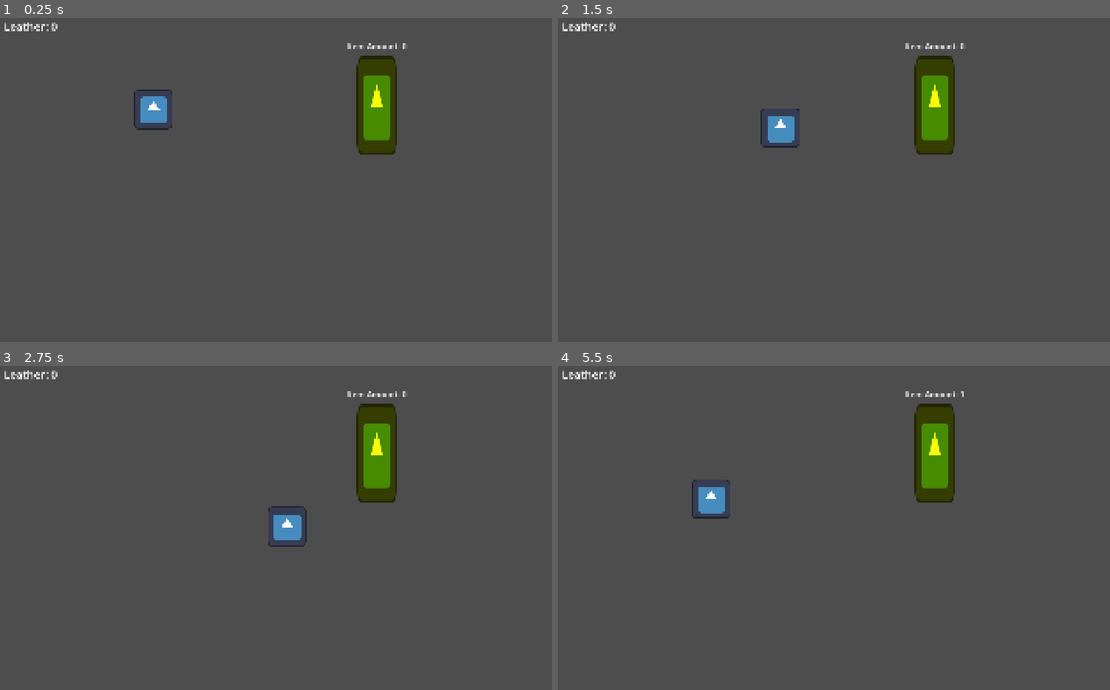
Above: before the commit, frames 1-4 (two rows, left to right).
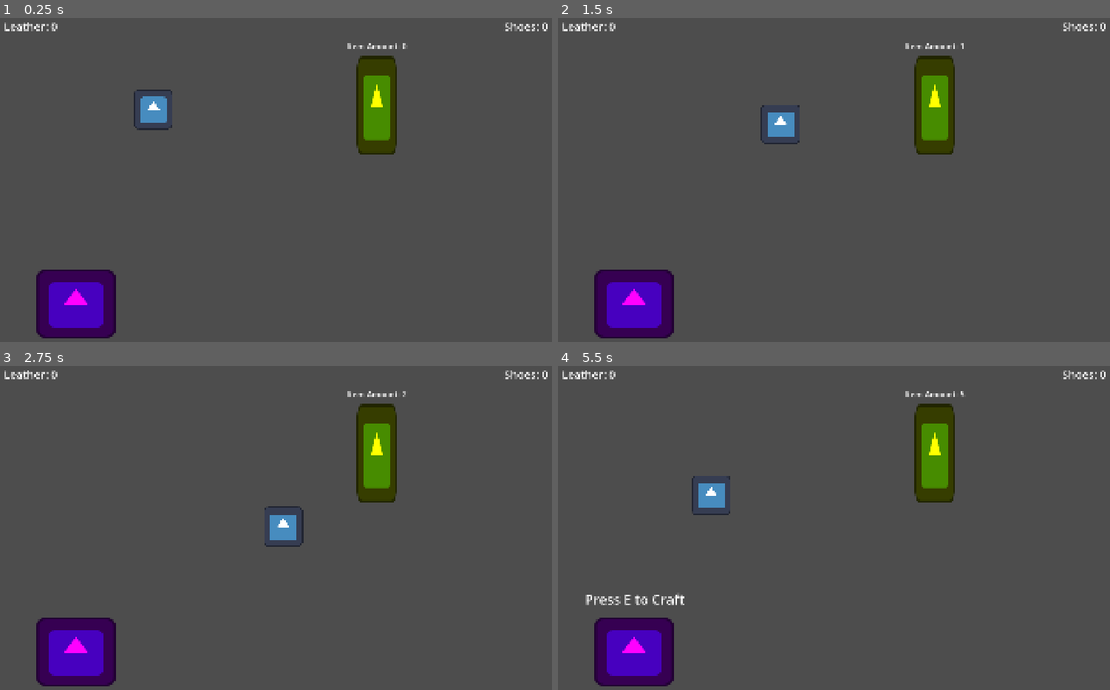
Above: after the commit, the same moments.

Repository: RONGAMES2/Mini-Jame-Gam-56-CAPITALISM
Game: Godot game, scene res://Scenes/test_scene.tscn
Two runs of this game, one before a commit and one after it. Both use one fixed random seed, a clock stepped at 60 frames per second and the inputs below. The engine's default icon, where the game draws it, is replaced by a stand-in: a white triangle on a blue panel in a dark square.
Inputs:
- Up to frame 1 (0.25 s): no input
- Up to frame 2 (1.5 s): tap Enter at 0.5 s; hold D (right) 0.53-1.28 s; tap E (Craft, bound only after the commit) at 0.6, 1.35 s; hold S (down) from 1.28 s (still down)
- Up to frame 3 (2.75 s): release S (down) at 2.03 s; hold D (right) from 2.03 s (still down); tap E (Craft, bound only after the commit) at 2.1 s
- Up to frame 4 (5.5 s): release D (right) at 2.78 s; hold W (up) 2.78-3.53 s; tap E (Craft, bound only after the commit) every 0.75 s from 2.85 to 5.1 s; hold A (left) 3.53-5.03 s; hold S (down) from 5.03 s (still down)

The runs differ from the first frame. In frame 1, 3.1% of the frame differs, in the area x 6-100%, y 1-99%; in frame 2, 3.4%; in frame 3, 3.4%; in frame 4, 3.7%, in the area x 4-100%, y 1-99%.

Commit message:
Updated Movement + Crafting System

Diff:
--- a/new-game-project/Scenes/UI.tscn
+++ b/new-game-project/Scenes/UI.tscn
@@ -17,3 +17,20 @@
 text = "Leather: 0"
 horizontal_alignment = 1
 vertical_alignment = 1
+
+[node name="ShoeText" type="BoxContainer" parent="." unique_id=2017621245]
+anchors_preset = 1
+anchor_left = 1.0
+anchor_right = 1.0
+offset_left = -311.0
+offset_bottom = 106.0
+grow_horizontal = 0
+
+[node name="Label" type="Label" parent="ShoeText" unique_id=736369295]
+layout_mode = 2
+size_flags_horizontal = 3
+size_flags_vertical = 1
+theme_override_font_sizes/font_size = 36
+text = "Shoes: 0"
+horizontal_alignment = 1
+vertical_alignment = 1
--- /dev/null
+++ b/new-game-project/Scenes/craft_station.tscn
@@ -0,0 +1,34 @@
+[gd_scene format=3 uid="uid://7w6oqnnkhg05"]
+
+[ext_resource type="Script" uid="uid://cr5yisq8sudl" path="res://Scripts/craft_station.gd" id="1_flvjj"]
+[ext_resource type="Texture2D" uid="uid://4q335xxs2p" path="res://icon.svg" id="1_o6bgn"]
+
+[sub_resource type="CircleShape2D" id="CircleShape2D_yf5fn"]
+radius = 514.389
+
+[node name="Craft Station" type="Area2D" unique_id=651509721]
+script = ExtResource("1_flvjj")
+
+[node name="Sprite2D" type="Sprite2D" parent="." unique_id=163176406]
+modulate = Color(1, 0, 1, 1)
+scale = Vector2(2.015625, 1.75)
+texture = ExtResource("1_o6bgn")
+
+[node name="CollisionShape2D" type="CollisionShape2D" parent="." unique_id=1827301909]
+shape = SubResource("CircleShape2D_yf5fn")
+
+[node name="Label" type="Label" parent="." unique_id=1424372471]
+visible = false
+offset_left = -332.0
+offset_top = -238.0
+offset_right = 338.0
+offset_bottom = -104.0
+size_flags_horizontal = 3
+size_flags_vertical = 3
+theme_override_font_sizes/font_size = 44
+text = "Press E to Craft"
+horizontal_alignment = 1
+vertical_alignment = 1
+
+[connection signal="body_entered" from="." to="." method="_on_body_entered"]
+[connection signal="body_exited" from="." to="." method="_on_body_exited"]
--- a/new-game-project/Scenes/regen_station.tscn
+++ b/new-game-project/Scenes/regen_station.tscn
@@ -19,7 +19,6 @@
 texture = ExtResource("1_lf13e")
 
 [node name="Timer" type="Timer" parent="." unique_id=2068186600]
-wait_time = 4.0
 autostart = true
 
 [node name="Label" type="Label" parent="." unique_id=912894674]
--- a/new-game-project/Scenes/test_scene.tscn
+++ b/new-game-project/Scenes/test_scene.tscn
@@ -3,6 +3,7 @@
 [ext_resource type="PackedScene" uid="uid://be8qbmt0fe144" path="res://Scenes/player.tscn" id="1_3dogw"]
 [ext_resource type="PackedScene" uid="uid://d0rue2fjygmx1" path="res://Scenes/regen_station.tscn" id="2_r5l72"]
 [ext_resource type="PackedScene" uid="uid://dbtxw1jpbbb5i" path="res://Scenes/UI.tscn" id="3_50ct6"]
+[ext_resource type="PackedScene" uid="uid://7w6oqnnkhg05" path="res://Scenes/craft_station.tscn" id="4_hb2xm"]
 
 [node name="Test Scene" type="Node2D" unique_id=96555768]
 
@@ -13,3 +14,6 @@
 position = Vector2(1279, 312)
 
 [node name="UI" parent="." unique_id=1862808448 instance=ExtResource("3_50ct6")]
+
+[node name="Craft Station" parent="." unique_id=651509721 instance=ExtResource("4_hb2xm")]
+position = Vector2(302, 956)
--- a/new-game-project/Scripts/UI.gd
+++ b/new-game-project/Scripts/UI.gd
@@ -1,8 +1,9 @@
 extends CanvasLayer
 
-
+@onready var shoe_text: Label = $ShoeText/Label
 @onready var Leather_amount_score: Label = $LeatherText/Label
 
 # Called every frame. 'delta' is the elapsed time since the previous frame.
 func _process(delta: float) -> void:
 	Leather_amount_score.text = "Leather: " + str(GameManager.Leather_amount)
+	shoe_text.text = "Shoes: " + str(GameManager.Shoe_amount)
--- /dev/null
+++ b/new-game-project/Scripts/craft_station.gd
@@ -0,0 +1,28 @@
+extends Area2D
+
+@onready var label: Label = $Label
+
+var can_craft = false
+
+# Called when the node enters the scene tree for the first time.
+func _ready() -> void:
+	pass # Replace with function body.
+
+
+# Called every frame. 'delta' is the elapsed time since the previous frame.
+func _process(delta: float) -> void:
+	if Input.is_action_just_pressed("Craft") and GameManager.Leather_amount >= 3 and can_craft:
+			GameManager.Leather_amount -= 3
+			GameManager.Shoe_amount += 1
+
+
+func _on_body_entered(body: Node2D) -> void:
+	if body.is_in_group("Player"):
+		label.visible = true
+		can_craft = true
+		print("test")
+
+func _on_body_exited(body: Node2D) -> void:
+	if body.is_in_group("Player"):
+		can_craft = false
+		label.visible = false
--- a/new-game-project/Scripts/game_manager.gd
+++ b/new-game-project/Scripts/game_manager.gd
@@ -2,7 +2,9 @@
 
 var Player = null
 
+# subject to change
 var Leather_amount = 0
+var Shoe_amount = 0
 
 # Called when the node enters the scene tree for the first time.
 func _ready() -> void:
--- a/new-game-project/Scripts/player.gd
+++ b/new-game-project/Scripts/player.gd
@@ -2,6 +2,8 @@
 
 
 const SPEED = 300.0
+var accel = 50
+var decel = 50
 
 func _ready() -> void:
 	GameManager.Player = self
@@ -11,14 +13,16 @@
 
 func _physics_process(delta: float) -> void:
 	if Input.is_action_pressed("left"):
-		velocity = Vector2(-SPEED, 0)
+		velocity.x = move_toward(velocity.x, -SPEED, accel)
 	elif Input.is_action_pressed("right"):
-		velocity = Vector2(SPEED, 0)
-	elif Input.is_action_pressed("up"):
-		velocity = Vector2(0, -SPEED)
+		velocity.x = move_toward(velocity.x, SPEED, accel)
+	else:
+		velocity.x = move_toward(velocity.x, 0, decel)
+	if Input.is_action_pressed("up"):
+		velocity.y = move_toward(velocity.y, -SPEED, accel)
 	elif Input.is_action_pressed("down"):
-		velocity = Vector2(0, SPEED)
+		velocity.y = move_toward(velocity.y, SPEED, accel)
 	else:
-		velocity = Vector2(0,0)
+		velocity.y = move_toward(velocity.y, 0, decel)
 
 	move_and_slide()
--- a/new-game-project/project.godot
+++ b/new-game-project/project.godot
@@ -57,6 +57,11 @@
 , Object(InputEventKey,"resource_local_to_scene":false,"resource_name":"","device":-1,"window_id":0,"alt_pressed":false …(186 unchanged characters)…
 ]
 }
+Craft={
+"deadzone": 0.2,
+"events": [Object(InputEventKey,"resource_local_to_scene":false,"resource_name":"","device":-1,"window_id":0,"alt_pressed":false,"shift_pressed":false,"ctrl_pressed":false,"meta_pressed":false,"pressed":false,"keycode":0,"physical_keycode":69,"key_label":0,"unicode":101,"location":0,"echo":false,"script":null)
+]
+}
 
 [physics]
 
Not shown, added: new-game-project/Scripts/craft_station.gd.uid
